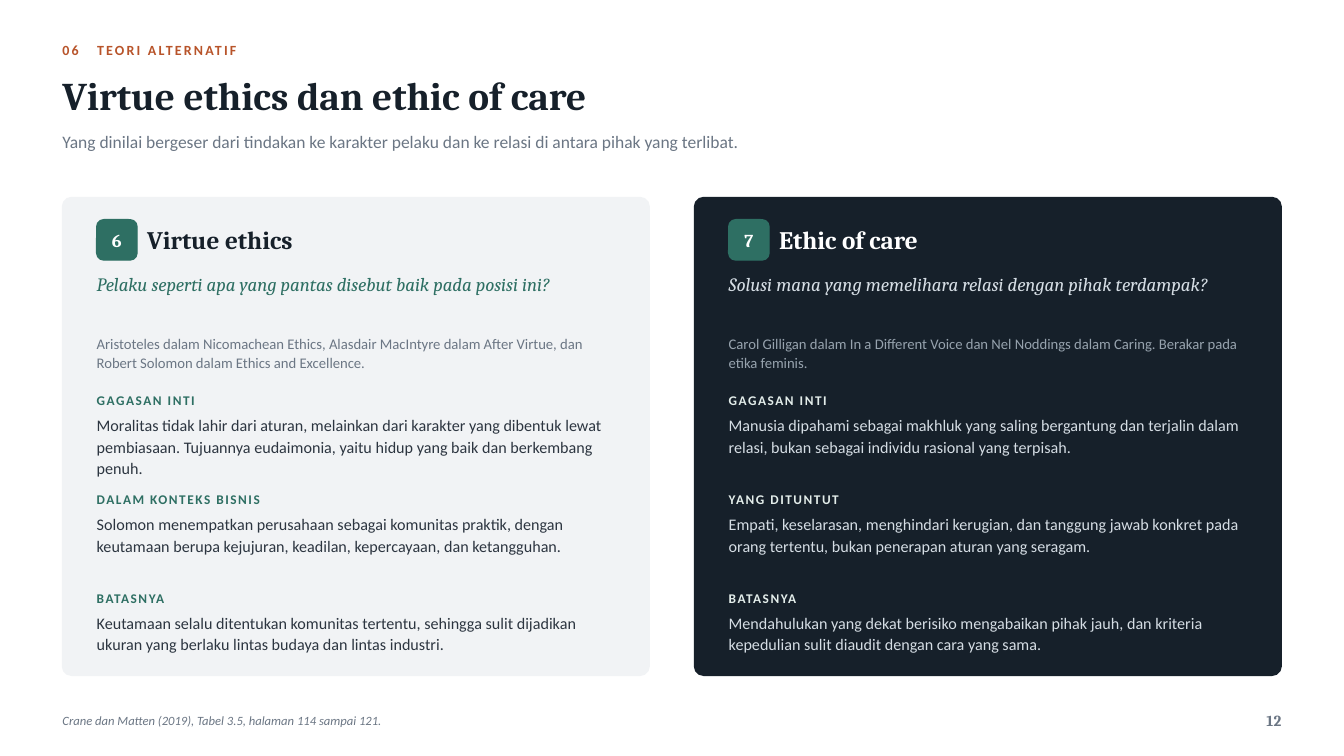
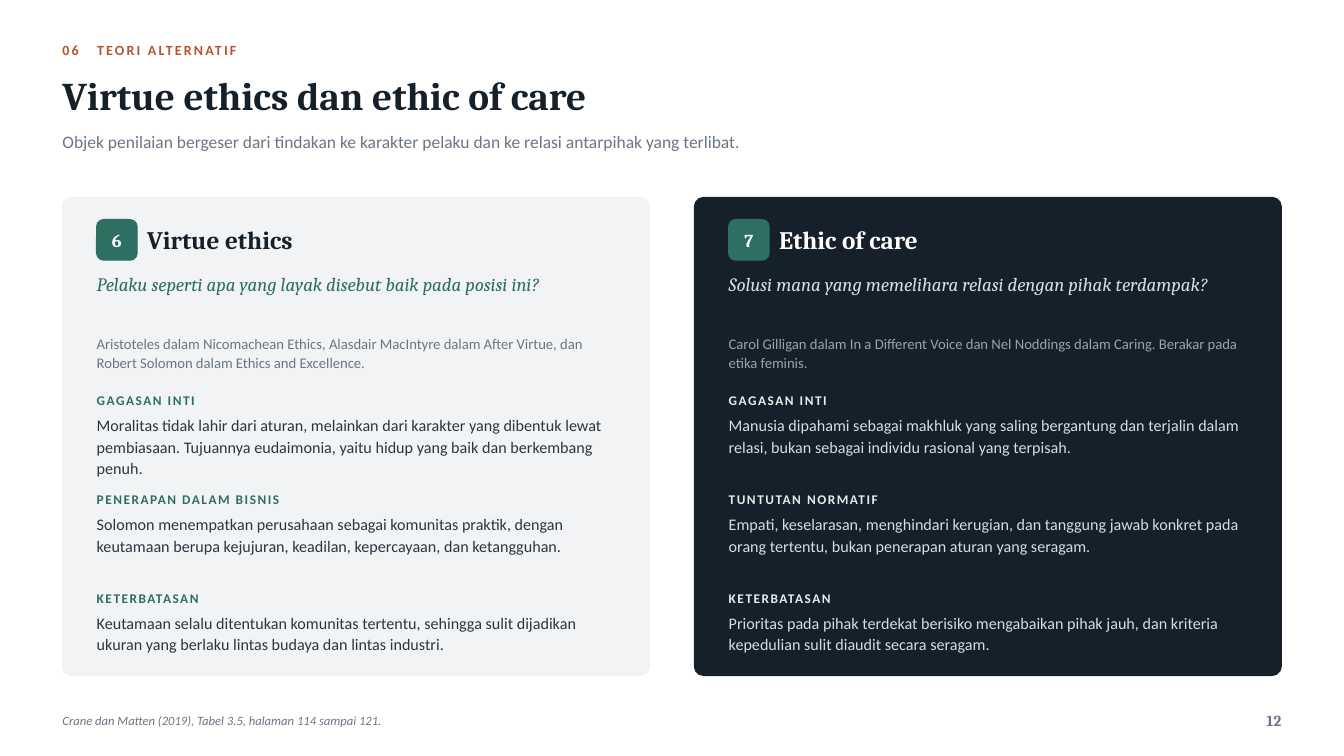
Before and after one commit to aslihabnuri/Dom-Manipulation, a slide deck: slide 12 of business-ethics/Evaluating-Business-Ethics-Hilirisasi-Nikel.pptx. Drawn at 1344x756 pixels with LibreOffice and Linux fonts; fonts in the diff are those of the drawing. Boxes give left, top, right and bottom in pixels: in the first picture for what was removed or moved away, otherwise in the second. Text is boxed around its words. In the diff, an @@ line names an element or a change of style, - is before the commit and + after.

```diff
--- a/business-ethics/Evaluating-Business-Ethics-Hilirisasi-Nikel.pptx
+++ b/business-ethics/Evaluating-Business-Ethics-Hilirisasi-Nikel.pptx
@@ text at (62,136,739,151): text changed @@
-Yang dinilai bergeser dari tindakan ke karakter pelaku dan ke relasi di antara pihak yang terlibat.
+Objek penilaian bergeser dari tindakan ke karakter pelaku dan ke relasi antarpihak yang terlibat.
@@ text at (97,278,540,295): text changed @@
-Pelaku seperti apa yang pantas disebut baik pada posisi ini?
+Pelaku seperti apa yang layak disebut baik pada posisi ini?
@@ text at (97,486,615,512): text changed @@
-DALAM KONTEKS BISNIS
+PENERAPAN DALAM BISNIS
@@ text at (729,486,1247,512): text changed @@
-YANG DITUNTUT
+TUNTUTAN NORMATIF
@@ text at (97,585,615,611): text changed @@
-BATASNYA
+KETERBATASAN
@@ text at (729,585,1247,611): text changed @@
-BATASNYA
+KETERBATASAN
@@ text at (729,618,1218,653): text changed @@
-Mendahulukan yang dekat berisiko mengabaikan pihak jauh, dan kriteria kepedulian sulit diaudit dengan cara yang sama.
+Prioritas pada pihak terdekat berisiko mengabaikan pihak jauh, dan kriteria kepedulian sulit diaudit secara seragam.
```
Also in this commit, not shown: 19 other slides changed, 1 other file.
